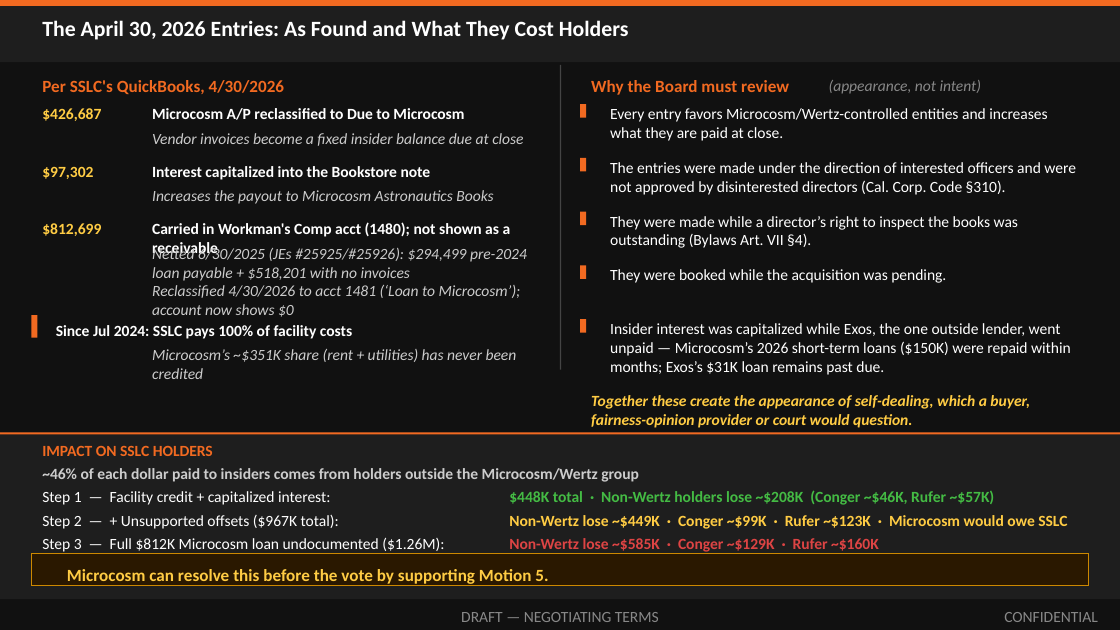
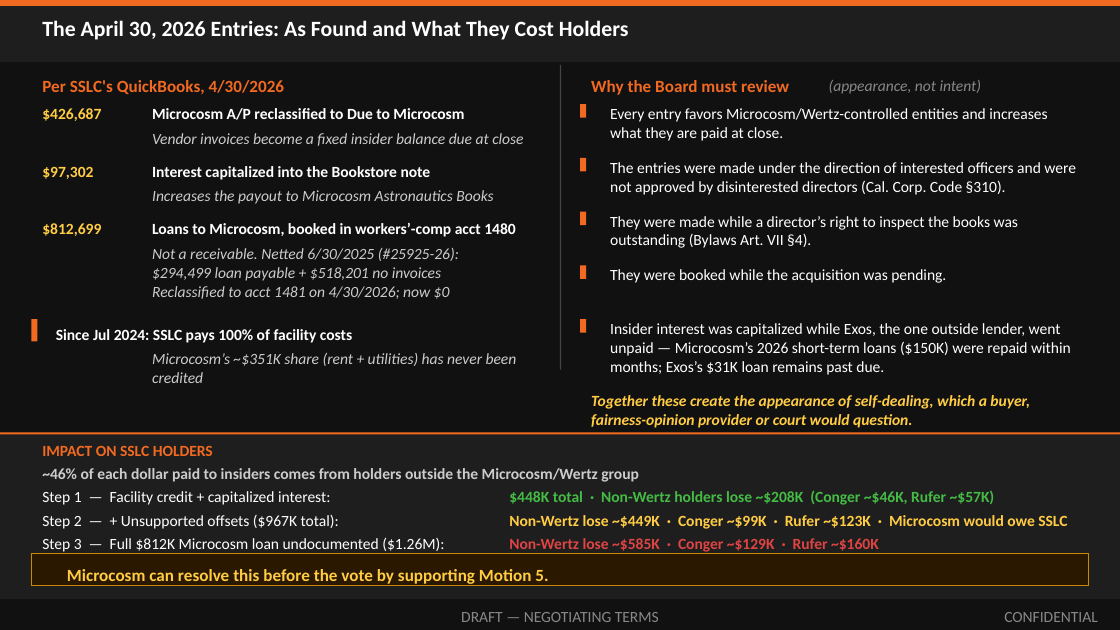
Before and after one commit to ExosAerospace/workspace, a slide deck: slide 5 of drafts/Exos_SSLC_Board_Offer_Overview_2026-10-10_r2.pptx. Drawn at 1120x630 pixels with LibreOffice and Linux fonts; fonts in the diff are those of the drawing. Boxes give left, top, right and bottom in pixels: in the first picture for what was removed or moved away, otherwise in the second. Text is boxed around its words. In the diff, an @@ line names an element or a change of style, - is before the commit and + after.

Commit message:
SSLC slide 5 QA: fix $812K heading overlap
- TB15 heading: 'Loans to Microcosm, booked in workers'-comp acct 1480'
  (single line, 53 chars)
- TB16 italic detail: 3 short paragraphs (<=47 chars each):
  'Not a receivable. Netted 6/30/2025 (#25925-26):'
  '$294,499 loan payable + $518,201 no invoices'
  'Reclassified to acct 1481 on 4/30/2026; now $0'
- Rectangle 17 / TB18 / TB19 nudged down to y=2.85/3.07 for clearance
- Rebuild PDF (16pp) + package (24pp)
- MC #2414 v25/v20/v15

```diff
--- a/drafts/Exos_SSLC_Board_Offer_Overview_2026-10-10_r2.pptx
+++ b/drafts/Exos_SSLC_Board_Offer_Overview_2026-10-10_r2.pptx
@@ text at [152,223,515,237]: text changed @@
-Carried in Workman's Comp acct (1480); not shown as a receivable
+Loans to Microcosm, booked in workers’-comp acct 1480
@@ text at [152,248,459,299]: text changed @@
-Netted 6/30/2025 (JEs #25925/#25926): $294,499 pre-2024 loan payable + $518,201 with no invoices
-Reclassified 4/30/2026 to acct 1481 (‘Loan to Microcosm’); account now shows $0
+Not a receivable. Netted 6/30/2025 (#25925-26):
+$294,499 loan payable + $518,201 no invoices
+Reclassified to acct 1481 on 4/30/2026; now $0
@@ 2 texts, 1 rectangle: place and size @@
-2 texts, 1 rectangle at [31,315,517,362]
+2 texts, 1 rectangle at [31,319,517,366]
```
Also in this commit, not shown: 2 other files.
